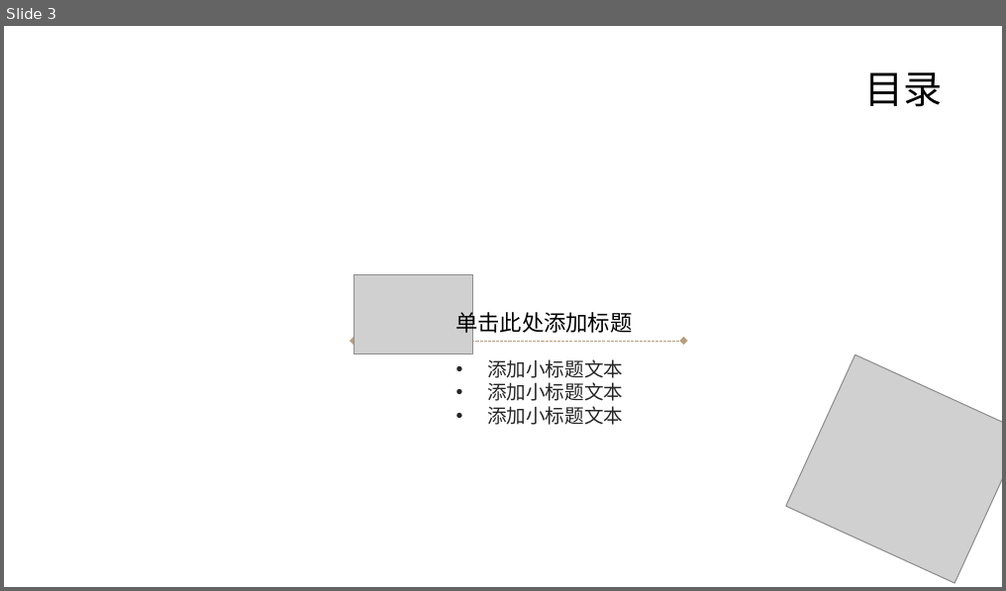
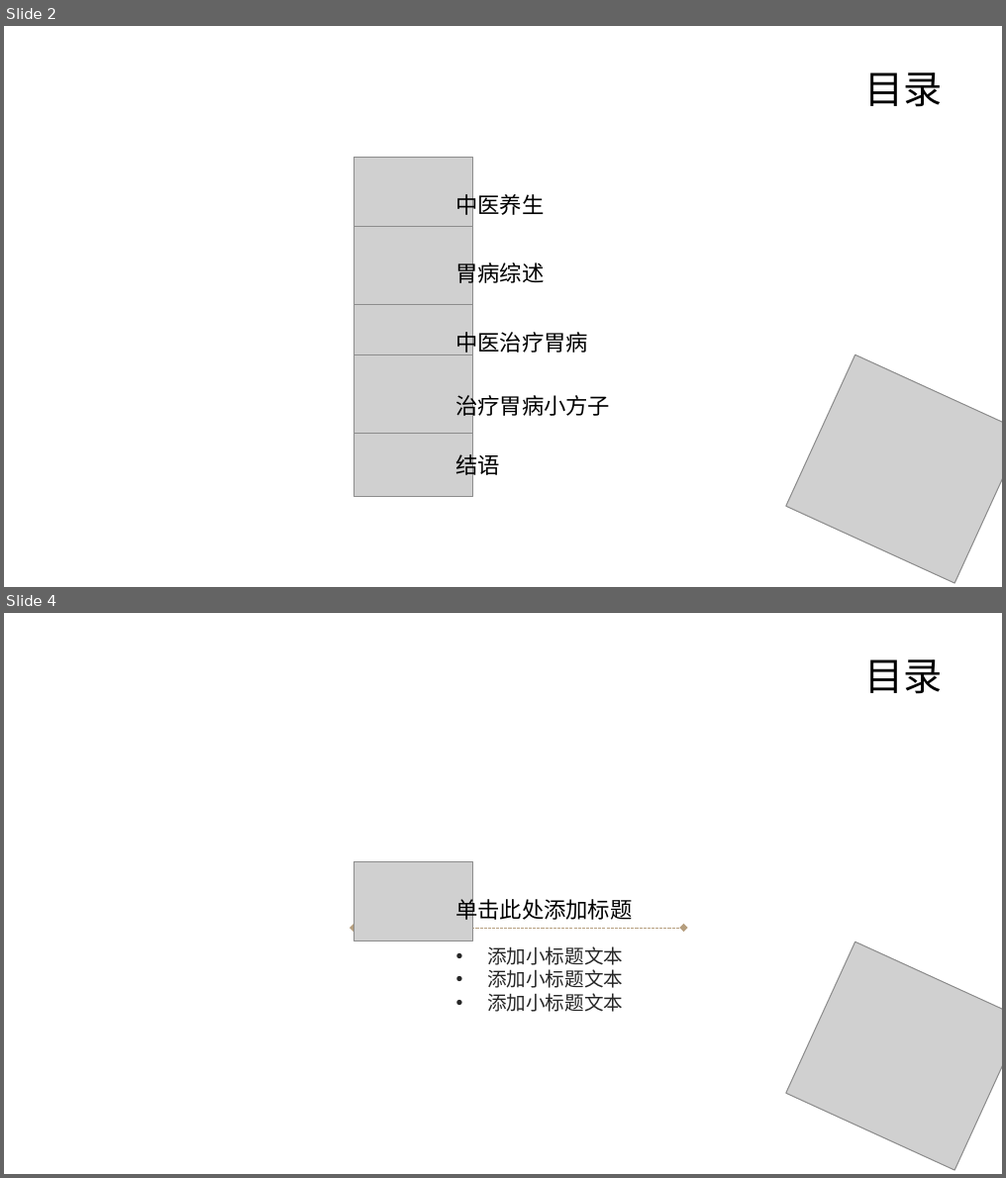
Before and after one commit to sdaulldd/PersonalWork, a slide deck: Document/中国风ppt模板-中医营养.pptx. Shown one above the other, each under a label of ours: slide 3 before the commit, slides 2 and 4 after it; the slides between them are not shown. The pictures are 1006x591 and 1006x1178 pixels, drawn with LibreOffice and Linux fonts; fonts in the diff are those of the drawing; grey boxes stand for pictures; background and template pictures are left out. Boxes give left, top, right and bottom in pixels: in the first picture for what was removed or moved away, otherwise in the second. Text is boxed around its words. In the diff, an @@ line names an element or a change of style, - is before the commit and + after.

```diff
--- a/Document/中国风ppt模板-中医营养.pptx
+++ b/Document/中国风ppt模板-中医营养.pptx
@@ slide 2 added at box(4, 26, 1002, 587), background picture (left out) @@
@@ title added at box(864, 73, 942, 107), 28 pt, text #000000 @@
+目录
@@ picture added at box(353, 158, 473, 237) @@
@@ text added at box(455, 191, 544, 219), 16 pt, text #000000 @@
+中医养生
@@ picture added at box(353, 227, 473, 305) @@
@@ text added at box(455, 260, 544, 287), 16 pt, text #000000 @@
+胃病综述
@@ picture added at box(353, 294, 473, 373) @@
@@ text added at box(455, 328, 588, 356), 16 pt, text #000000 @@
+中医治疗胃病
@@ picture added at box(353, 356, 473, 434) @@
@@ picture added at box(786, 356, 1002, 584) @@
@@ text added at box(455, 392, 610, 420), 16 pt, text #000000 @@
+治疗胃病小方子
@@ picture added at box(353, 418, 473, 497) @@
@@ text added at box(455, 452, 500, 479), 16 pt, text #000000 @@
+结语
@@ what was slide 3 is now slide 4 @@
```
Also in this commit, not shown: 5 slides changed, 1 other slide added.
